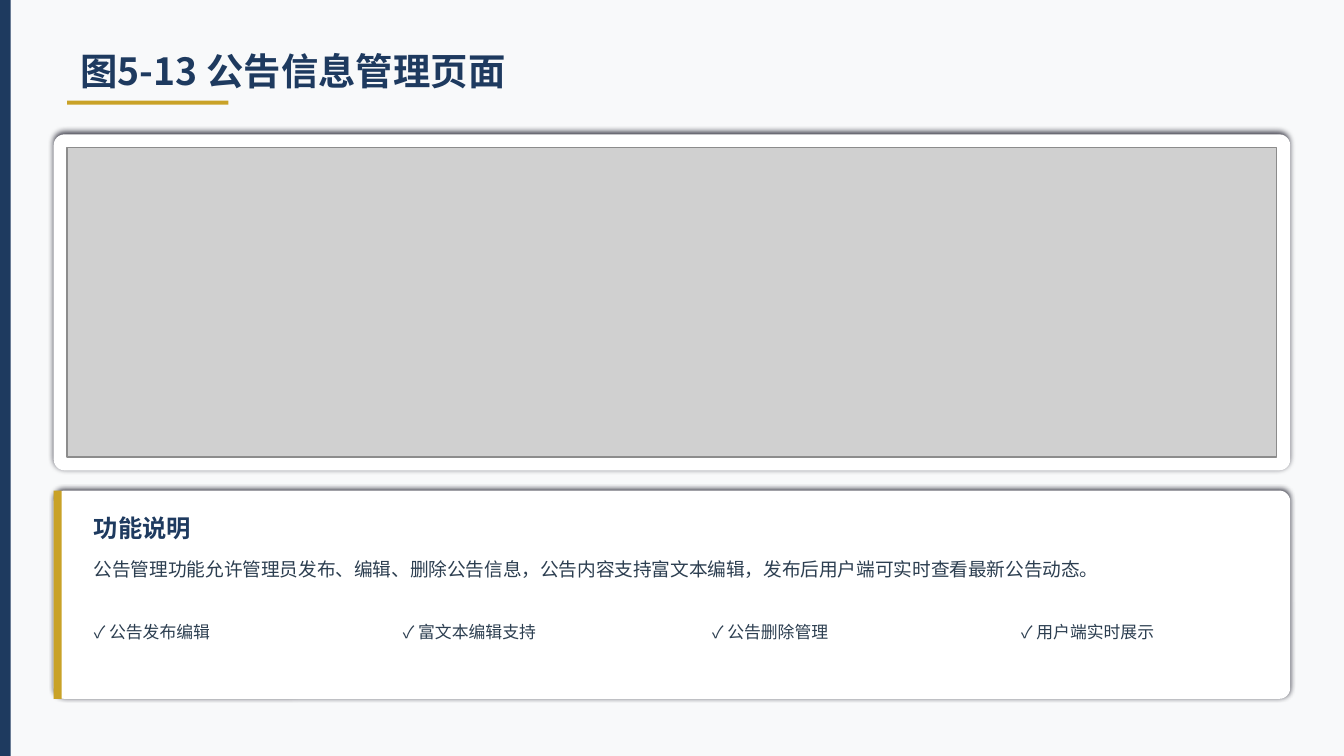
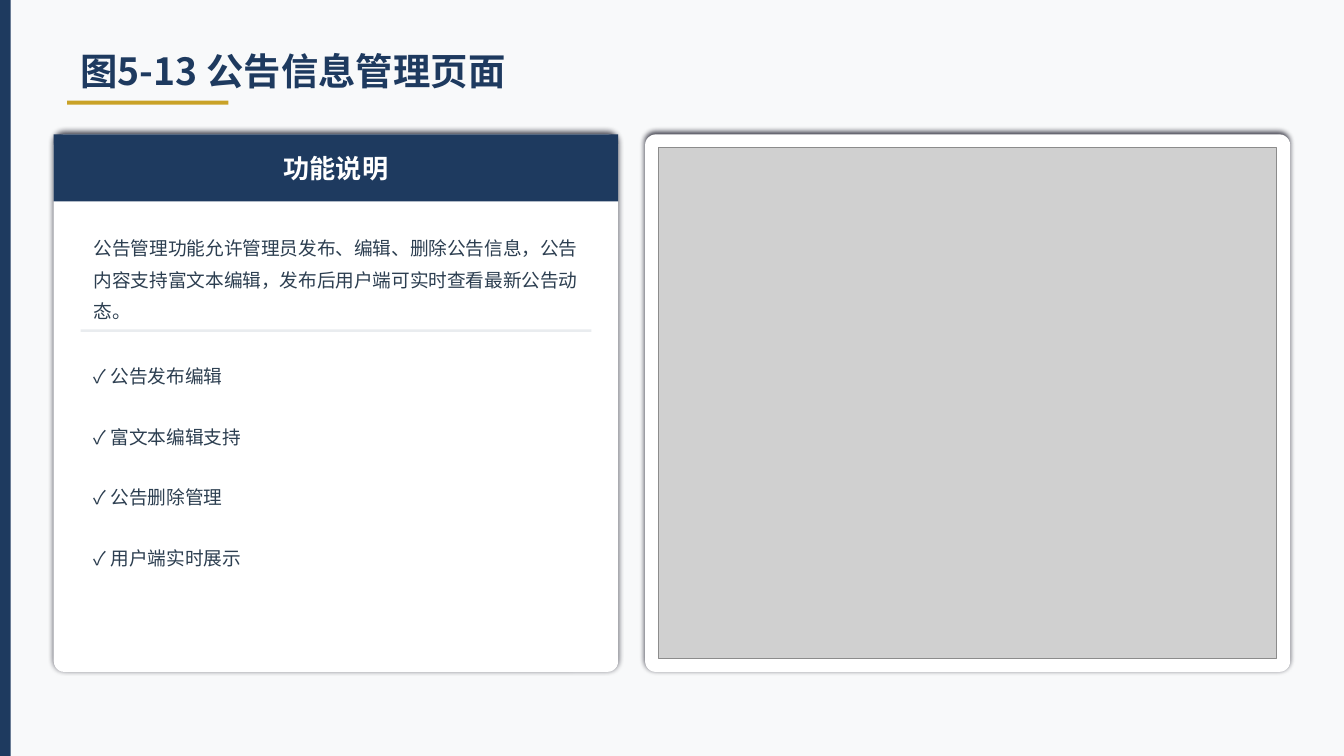
Before and after one commit to lvolk555/Trea--warehouse-, a slide deck: slide 25 of 生鲜超市综合管理系统_毕业答辩PPT.pptx. Drawn at 1344x756 pixels with LibreOffice and Linux fonts; fonts in the diff are those of the drawing; grey boxes stand for pictures. Boxes give left, top, right and bottom in pixels: in the first picture for what was removed or moved away, otherwise in the second. Text is boxed around its words. In the diff, an @@ line names an element or a change of style, - is before the commit and + after.

```diff
--- a/生鲜超市综合管理系统_毕业答辩PPT.pptx
+++ b/生鲜超市综合管理系统_毕业答辩PPT.pptx
@@ rounded rectangle: place and size @@
-rounded rectangle at bbox=[54, 134, 1290, 470]
+rounded rectangle at bbox=[54, 134, 618, 672]
@@ rounded rectangle at bbox=[54, 134, 618, 672]: proportions changed @@
@@ text "功能说明": place and size @@
-text "功能说明" at bbox=[94, 516, 191, 539]
+text "功能说明" at bbox=[284, 156, 389, 181]
@@ text "功能说明" at bbox=[284, 156, 389, 181]: size 13 to 14 pt, text colour #1E3A5F to #FFFFFF; alignment left to centre @@
@@ rectangle added at bbox=[54, 134, 618, 202], fill #1E3A5F @@
@@ rounded rectangle added at bbox=[645, 134, 1290, 672], fill #FFFFFF @@
@@ picture: place and size @@
-picture at bbox=[67, 148, 1277, 457]
+picture at bbox=[659, 148, 1277, 659]
@@ text "公告管理功能允许管理员发布、编辑、删除公告信息，公告内容支持富文本编辑，发布后用户端可实时查看最新公告动态。": place and size @@
-text "公告管理功能允许管理员发布、编辑、删除公告信息，公告内容支持富文本编辑，发布后用户端可实时查看最新公告动态。" at bbox=[94, 560, 1099, 578]
+text "公告管理功能允许管理员发布、编辑、删除公告信息，公告内容支持富文本编辑，发布后用户端可实时查看最新公告动态。" at bbox=[94, 239, 578, 319]
@@ text "公告管理功能允许管理员发布、编辑、删除公告信息，公告内容支持富文本编辑，发布后用户端可实时查看最新公告动态。" at bbox=[94, 239, 578, 319]: line spacing 1 to 1.4 @@
@@ rectangle added at bbox=[81, 329, 591, 332], fill #E9ECEF @@
@@ text "✓ 公告发布编辑": place and size @@
-text "✓ 公告发布编辑" at bbox=[109, 624, 210, 640]
+text "✓ 公告发布编辑" at bbox=[111, 367, 223, 385]
@@ text "✓ 富文本编辑支持": place and size @@
-text "✓ 富文本编辑支持" at bbox=[418, 624, 536, 640]
+text "✓ 富文本编辑支持" at bbox=[111, 428, 241, 446]
@@ text "✓ 公告删除管理": place and size @@
-text "✓ 公告删除管理" at bbox=[727, 624, 828, 640]
+text "✓ 公告删除管理" at bbox=[111, 488, 223, 506]
@@ rounded rectangle removed at bbox=[54, 491, 1290, 699] @@
@@ rectangle removed at bbox=[54, 491, 62, 699] @@
@@ size 9 to 10 pt in 4 elements at bbox=[111, 367, 223, 385], bbox=[111, 428, 241, 446], bbox=[111, 488, 223, 506], bbox=[111, 549, 241, 567] @@
@@ text "✓ 用户端实时展示": place and size @@
-text "✓ 用户端实时展示" at bbox=[1036, 624, 1154, 640]
+text "✓ 用户端实时展示" at bbox=[111, 549, 241, 567]
```
Also in this commit, not shown: 10 other slides changed.
